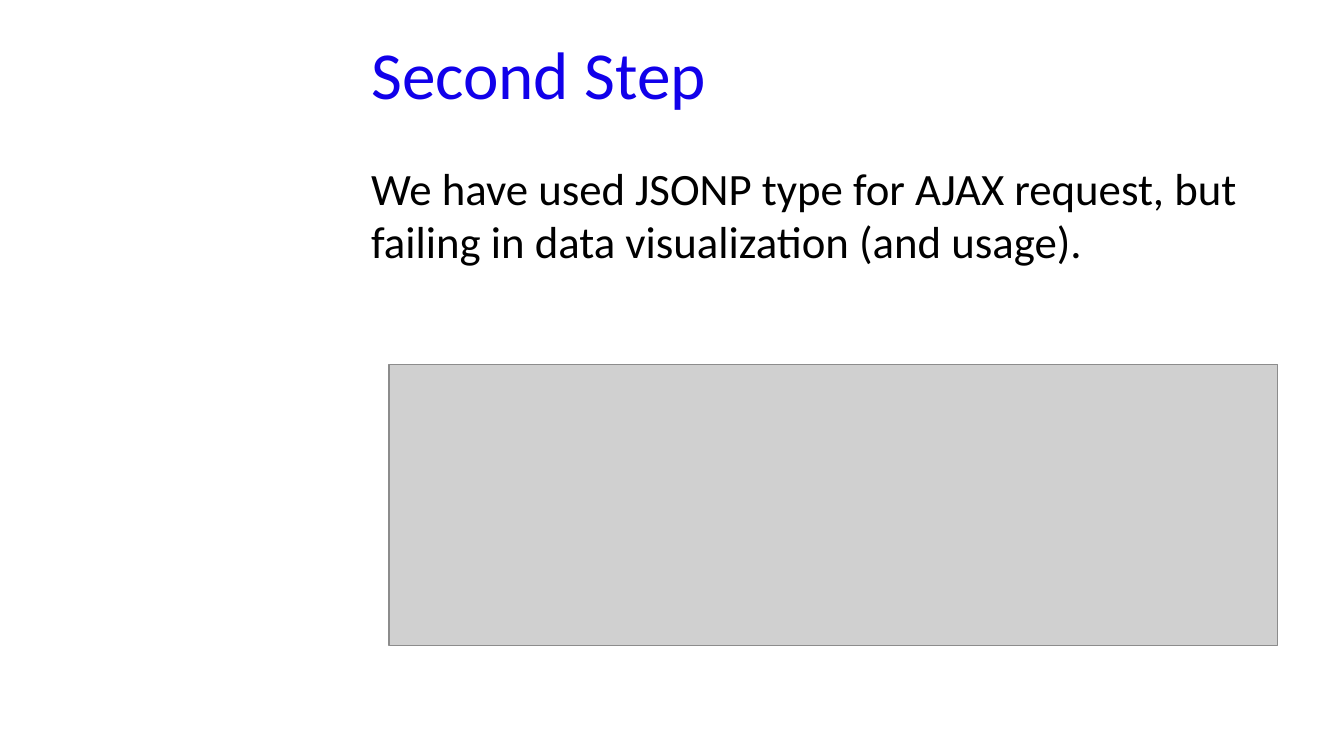
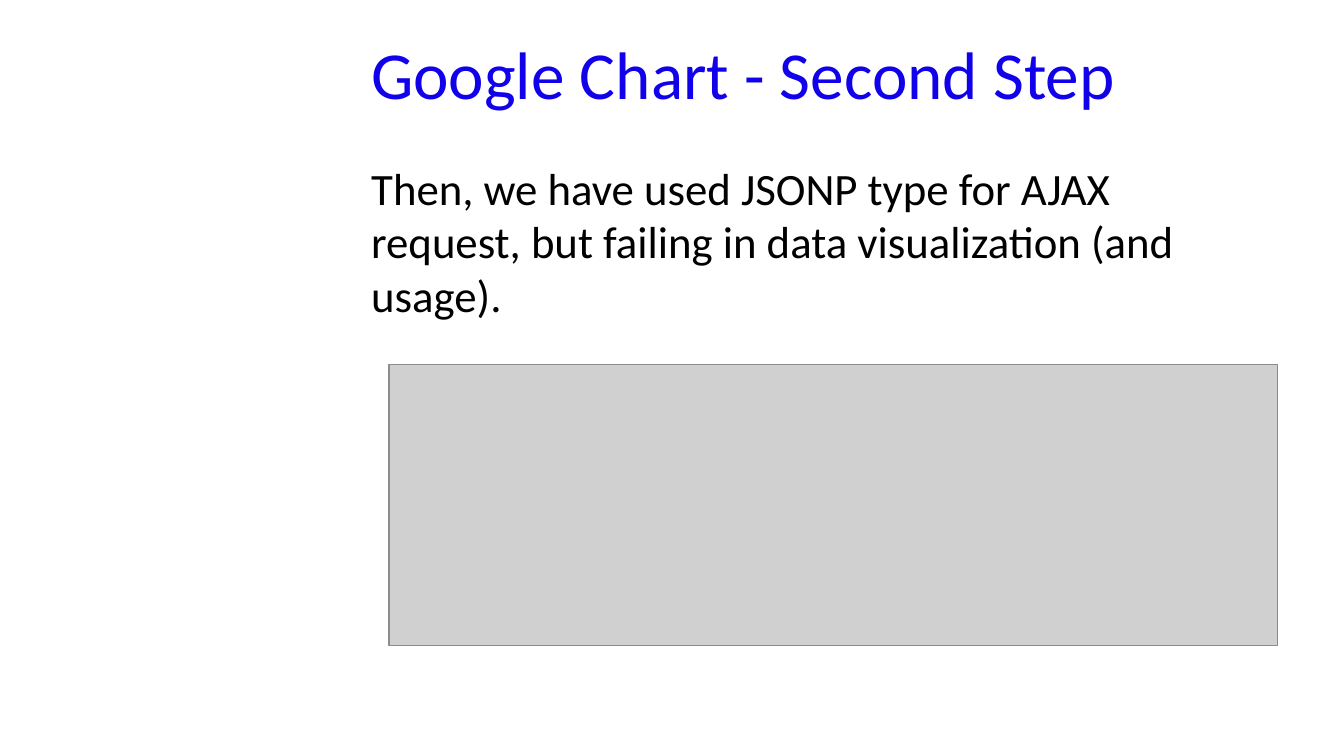
Before and after one commit to GabriM97/CryptoWolf, a slide deck: slide 22 of Student Presentation/Student_Presentation.odp (slide 21 before the commit). Drawn at 1344x756 pixels with LibreOffice and Linux fonts; fonts in the diff are those of the drawing; grey boxes stand for pictures; background and template pictures are left out. Boxes give left, top, right and bottom in pixels: in the first picture for what was removed or moved away, otherwise in the second. Text is boxed around its words. In the diff, an @@ line names an element or a change of style, - is before the commit and + after.

```diff
--- a/Student Presentation/Student_Presentation.odp
+++ b/Student Presentation/Student_Presentation.odp
@@ title at (x1=371, y1=52, x2=1114, y2=111): text changed @@
-Second Step
+Google Chart - Second Step
@@ text at (x1=371, y1=174, x2=1173, y2=320): text changed @@
-We have used JSONP type for AJAX request, but failing in data visualization (and usage).
+Then, we have used JSONP type for AJAX request, but failing in data visualization (and usage).
```
Also in this commit, not shown: 17 other slides changed, 4 slides added, 3 slides removed, 5 other files.
